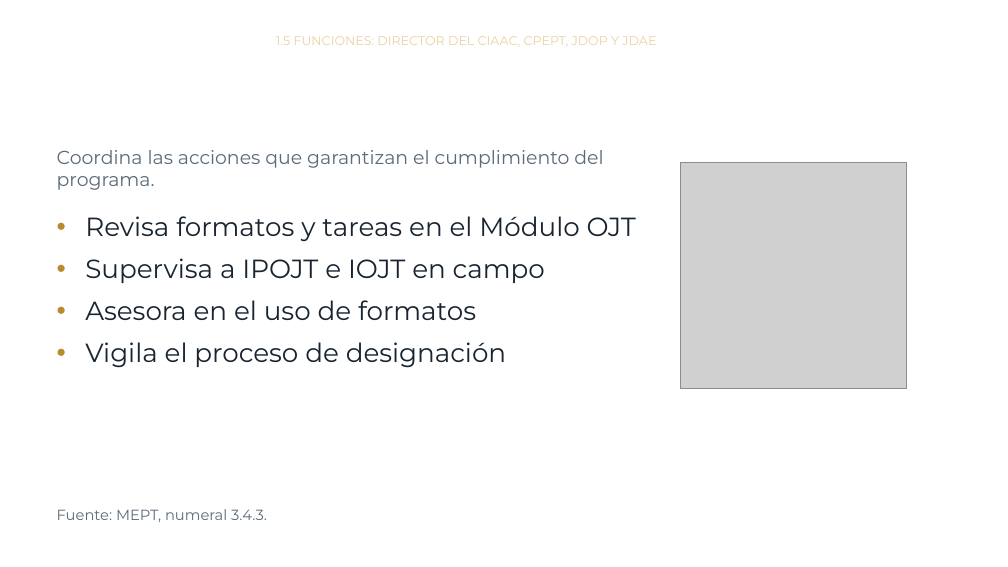
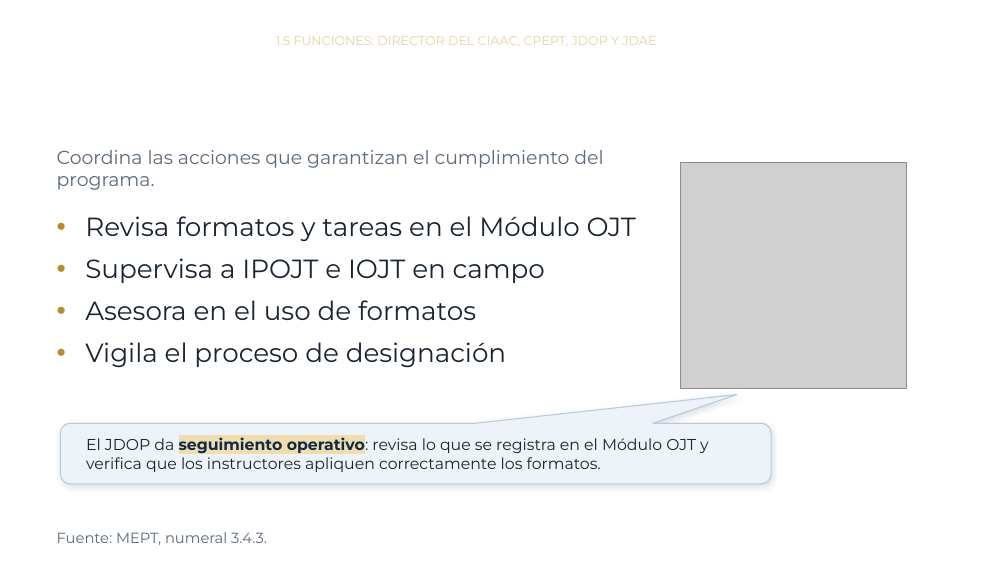
Before and after one commit to jmfigueroah01-creator/Curso-MEPT-OJT, a slide deck: slide 24 of modulo1.pptx. Drawn at 1008x567 pixels with LibreOffice and Linux fonts; fonts in the diff are those of the drawing; grey boxes stand for pictures; background and template pictures are left out. Boxes give left, top, right and bottom in pixels: in the first picture for what was removed or moved away, otherwise in the second. Text is boxed around its words. In the diff, an @@ line names an element or a change of style, - is before the commit and + after.

```diff
--- a/modulo1.pptx
+++ b/modulo1.pptx
@@ rounded speech box added at bbox=[60, 423, 771, 484], fill #EEF3F9, outline #B7C9DD 1 pt, 15 pt, text #182430 @@
+El JDOP da seguimiento operativo: revisa lo que se registra en el Módulo OJT y verifica que los instructores apliquen correctamente los formatos.
@@ text "Fuente: MEPT, numeral 3.4.3.": place and size @@
-text "Fuente: MEPT, numeral 3.4.3." at bbox=[57, 509, 267, 522]
+text "Fuente: MEPT, numeral 3.4.3." at bbox=[57, 532, 267, 545]
```
Also in this commit, not shown: 13 other slides changed, 1 other file.
